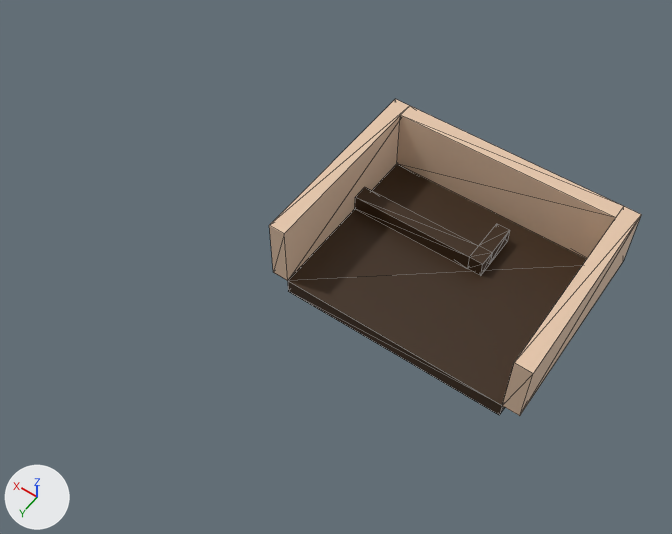
Before and after pictures for a commit that changed the glTF model src/client/assets/baari.gltf.
One viewpoint serves both versions: a camera (50 mm lens) standing at (-39.6, 68.6, 83.1) and looking at (-2.5, 16.7, 1.6). Lighting does not change. The marker at lower left points along +X, +Y and +Z. Mesh edges are drawn as thin lines. Vertices at the same position are counted once.

Before the edit, the objects in view are built like this:
```python
me_cube = bpy.data.meshes.new('Cube')
me_cube.from_pydata(...)  # 24 vertices, 40 faces; spans x -26.0..1.0, y -1.0..21.0, z -1.0..3.0
me_cube.materials.append(mat_floor)  # brown #3a250e
me_cube_001 = bpy.data.meshes.new('Cube.001')
me_cube_001.from_pydata(...)  # a box spanning x -1.0..1.0, y -3.0..21.0, z -1.0..7.0
me_cube_001.materials.append(mat_wall)  # beige #e7c7ac
me_cube_002 = bpy.data.meshes.new('Cube.002')
me_cube_002.from_pydata(...)  # a box spanning x -1.0..1.0, y -3.0..21.0, z -1.0..7.0
me_cube_002.materials.append(mat_wall)  # beige #e7c7ac
me_cube_003 = bpy.data.meshes.new('Cube.003')
me_cube_003.from_pydata(...)  # a box spanning x -26.0..1.0, y -1.0..1.0, z -1.0..7.0
me_cube_003.materials.append(mat_wall)  # beige #e7c7ac
ob_floor = bpy.data.objects.new('Floor', me_cube)
ob_floor.location = (0.0, 0.0, 0.0)
ob_wall1 = bpy.data.objects.new('Wall1', me_cube_001)
ob_wall1.location = (2.0, 0.0, 2.0)
ob_wall2 = bpy.data.objects.new('Wall2', me_cube_002)
ob_wall2.location = (-27.0, 0.0, 2.0)
ob_wall3 = bpy.data.objects.new('Wall3', me_cube_003)
ob_wall3.location = (0.0, -2.0, 2.0)
```
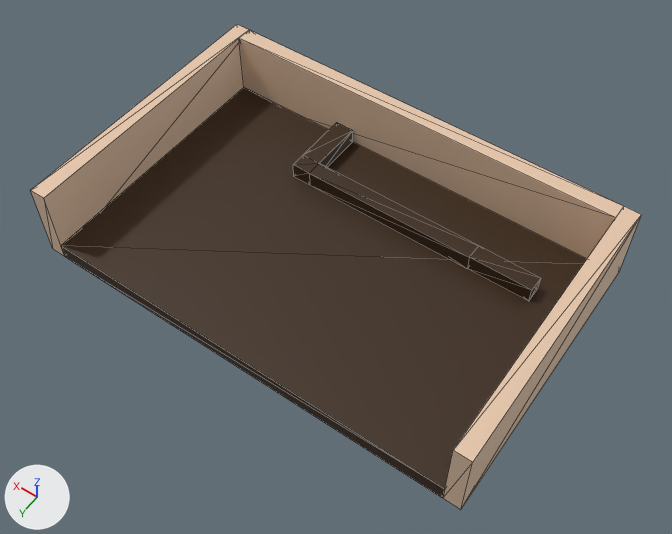
The edits, one by one:
me_cube is used by ob_floor; location (0.0, 0.0, 0.0).
me_cube had 24 vertices, 40 faces and spanned x -26.0..1.0, y -1.0..21.0, z -1.0..3.0.
me_cube now has 28 vertices, 48 faces and spans x -26.0..25.0, y -1.0..32.0, z -1.0..3.0.
me_cube part 1: 2 vertices moved from x -26.0, y 21.0, z -1.0..1.0 to x -26.0, y 32.0, z -1.0..1.0; 8 vertices removed from x 1.0, y -1.0..21.0, z -1.0..3.0; 16 vertices added at x 7.6..25.0, y -1.0..32.0, z -1.0..3.0.
me_cube part 2: 8 vertices removed from x -16.0..-14.3, y 2.0..8.0, z 1.0..3.0; 4 vertices added at x -22.0, y 6.0..8.0, z 1.0..3.0.
me_cube_001 has 8 vertices, 12 faces and spans x -1.0..1.0, y -3.0..21.0, z -1.0..7.0.
me_cube_001 is used by ob_wall1; location (2.0, 0.0, 2.0).
me_cube_001 part 3: the whole mesh is scaled about its middle by (1, 1.46, 1.25), then moved by (0.0, 5.5, -1.0).
me_cube_002 has 8 vertices, 12 faces and spans x -1.0..1.0, y -3.0..21.0, z -1.0..7.0.
me_cube_002 is used by ob_wall2; location (-27.0, 0.0, 2.0).
me_cube_002 part 4: the whole mesh is scaled about its middle by (1, 1.46, 1.25), then moved by (0.0, 5.5, -1.0).
me_cube_003 has 8 vertices, 12 faces and spans x -26.0..1.0, y -1.0..1.0, z -1.0..7.0.
me_cube_003 is used by ob_wall3; location (0.0, -2.0, 2.0).
me_cube_003 part 5: the whole mesh is scaled about its middle by (1.89, 1, 1.25), then moved by (12.0, 0.0, -1.0).
Object 'Wall1' (ob_wall1) moves from (2.0, 0.0, 2.0) to (26.0, 0.0, 2.0).

Changed parts and their boxes (x1, y1, x2, y2) in the pictures (672 x 534 px; the box of a moved part takes in the faces that stretch with it):
'Floor', reshaped (76% wider, 63% taller)
    before: (288, 164, 587, 415)
    after: (61, 88, 587, 498)
'Wall1', mesh rescaled, moved (54% wider, 27% taller)
    before: (269, 99, 410, 281)
    after: (31, 24, 248, 256)
'Wall3', mesh rescaled (69% wider, 49% taller)
    before: (397, 106, 624, 259)
    after: (239, 30, 624, 259)
'Wall2', mesh rescaled (42% wider, 45% taller)
    before: (502, 207, 641, 416)
    after: (443, 207, 641, 510)
part 1 of me_cube, moved or reshaped
    before: (288, 164, 587, 415)
    after: (61, 88, 587, 498)
part 2 of me_cube, moved or reshaped
    before: (467, 224, 510, 276)
    after: (467, 246, 540, 301)
